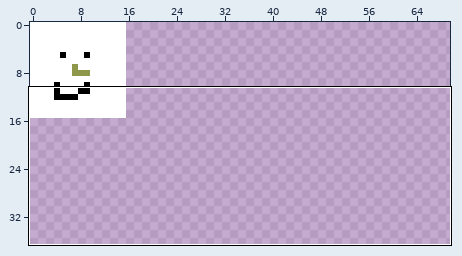
A pixel-art file gets an edit: train/assets/source/Player.ase. The first picture is a wide view before the edit; the outline marks the close-up.
Close-up. Before the commit:
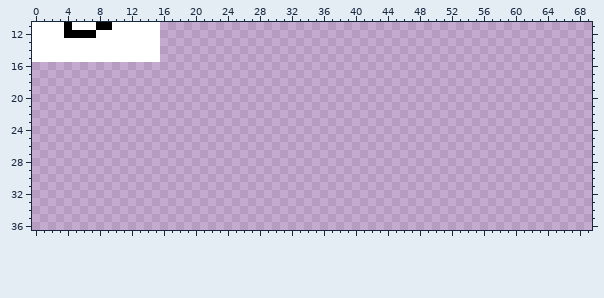
128x128 pixels, 1 frame. Shown: x 0..69, y 11..36. The wide view leaves out empty margins.
And afterwards:
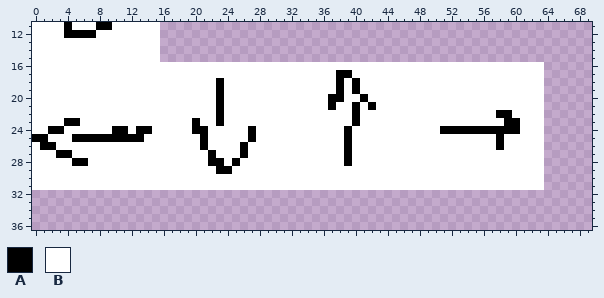
Palette (. is transparent): A #000000  B #ffffff
What changed:
@@ x 0..69 @@
 15 BBBBBBBBBBBBBBBB......................................................
-16 ......................................................................
-17 ......................................................................
-18 ......................................................................
-19 ......................................................................
-20 ......................................................................
-21 ......................................................................
-22 ......................................................................
-23 ......................................................................
-24 ......................................................................
-25 ......................................................................
-26 ......................................................................
-27 ......................................................................
-28 ......................................................................
-29 ......................................................................
-30 ......................................................................
-31 ......................................................................
+16 BBBBBBBBBBBBBBBBBBBBBBBBBBBBBBBBBBBBBBBBBBBBBBBBBBBBBBBBBBBBBBBB......
+17 BBBBBBBBBBBBBBBBBBBBBBBBBBBBBBBBBBBBBBAABBBBBBBBBBBBBBBBBBBBBBBB......
+18 BBBBBBBBBBBBBBBBBBBBBBBABBBBBBBBBBBBBBABABBBBBBBBBBBBBBBBBBBBBBB......
+19 BBBBBBBBBBBBBBBBBBBBBBBABBBBBBBBBBBBBBABABBBBBBBBBBBBBBBBBBBBBBB......
+20 BBBBBBBBBBBBBBBBBBBBBBBABBBBBBBBBBBBBAABBABBBBBBBBBBBBBBBBBBBBBB......
+21 BBBBBBBBBBBBBBBBBBBBBBBABBBBBBBBBBBBBABBABABBBBBBBBBBBBBBBBBBBBB......
+22 BBBBBBBBBBBBBBBBBBBBBBBABBBBBBBBBBBBBBBBABBBBBBBBBBBBBBBBBAABBBB......
+23 BBBBAABBBBBBBBBBBBBBABBABBBBBBBBBBBBBBBBABBBBBBBBBBBBBBBBBBAABBB......
+24 BBAABBBBBBAABAABBBBBAABBBBBABBBBBBBBBBBABBBBBBBBBBBAAAAAAAAAABBB......
+25 AABBBAAAAAAAAABBBBBBBABBBBBABBBBBBBBBBBABBBBBBBBBBBBBBBBBBABBBBB......
+26 BAABBBBBBBBBBBBBBBBBBABBBBABBBBBBBBBBBBABBBBBBBBBBBBBBBBBBABBBBB......
+27 BBBAABBBBBBBBBBBBBBBBBABBBABBBBBBBBBBBBABBBBBBBBBBBBBBBBBBBBBBBB......
+28 BBBBBAABBBBBBBBBBBBBBBAABABBBBBBBBBBBBBABBBBBBBBBBBBBBBBBBBBBBBB......
+29 BBBBBBBBBBBBBBBBBBBBBBBAABBBBBBBBBBBBBBBBBBBBBBBBBBBBBBBBBBBBBBB......
+30 BBBBBBBBBBBBBBBBBBBBBBBBBBBBBBBBBBBBBBBBBBBBBBBBBBBBBBBBBBBBBBBB......
+31 BBBBBBBBBBBBBBBBBBBBBBBBBBBBBBBBBBBBBBBBBBBBBBBBBBBBBBBBBBBBBBBB......
 32 ......................................................................
Where, in picture pixels (left, top, right, bottom), the same in both close-ups:
added: (32, 62, 544, 190)
